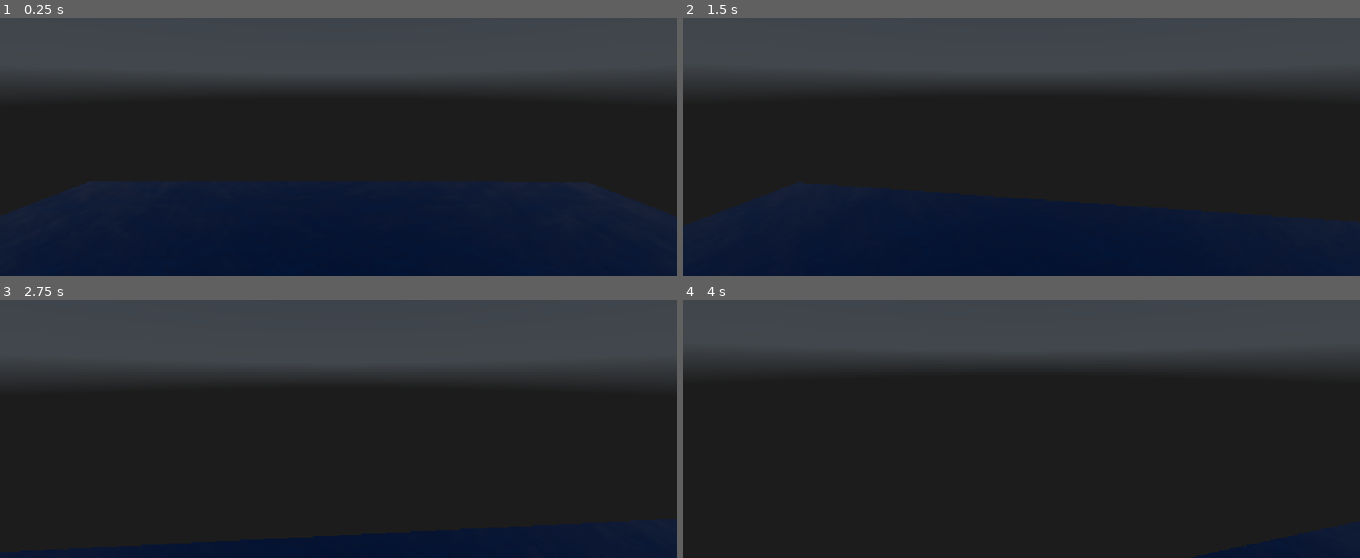
Above: before the commit, frames 1-4 (two rows, left to right).
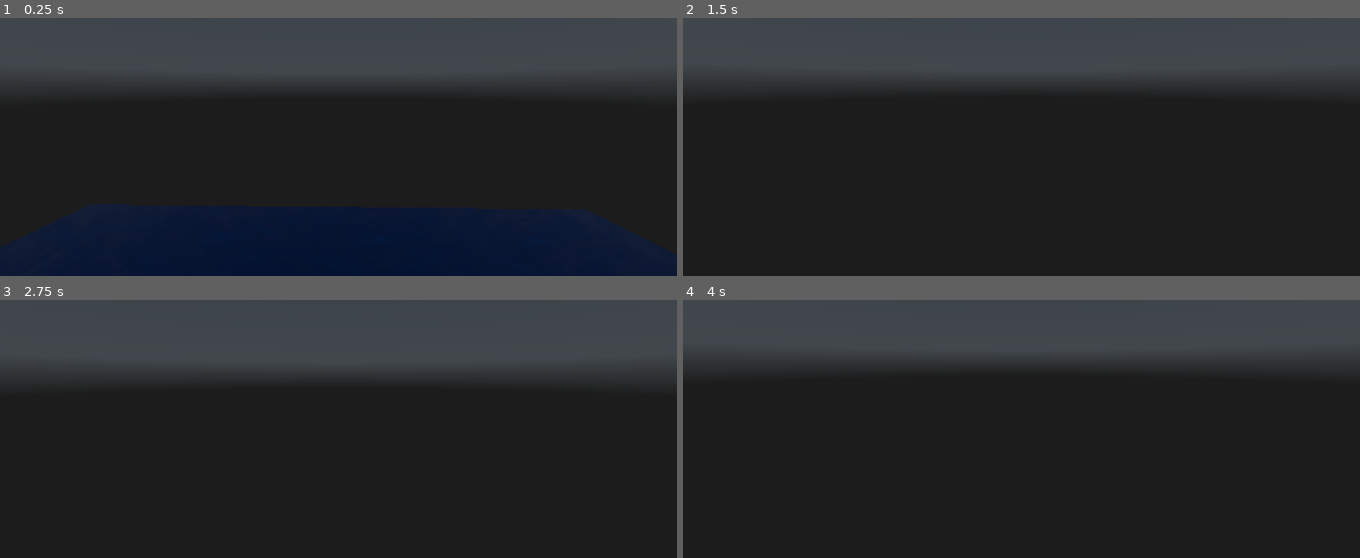
Above: after the commit, the same moments.

Repository: TopiasH123/Blender--godot-demo-2026
Game: Godot game, scene res://main.tscn
Two runs of this game, one before a commit and one after it. Both use one fixed random seed, a clock stepped at 60 frames per second and the inputs below. Before the commit the project has no main scene; this scene is started directly in both runs. A sky picture missing from this copy of the repository is replaced by a grey-blue gradient.
Inputs (mouse positions are in pixels of both pictures, inside the frame that each line leads up to):
- Up to frame 1 (0.25 s): no input
- Up to frame 2 (1.5 s): tap Enter at 0.5 s; move the mouse to (1055, 85) at 0.52 s; hold W (move_forward) from 0.53 s (still down); tap Shift (move_fast) at 0.6, 1.35 s; click (1055, 85) at 0.67 s; move the mouse to (987, 87) at 1.27 s
- Up to frame 3 (2.75 s): keep holding W (move_forward); move the mouse to (352, 361) at 2.02 s; tap Shift (move_fast) at 2.1 s
- Up to frame 4 (4 s): keep holding W (move_forward); move the mouse to (1014, 374) at 2.77 s; tap Shift (move_fast) at 2.85, 3.6 s; click (1014, 374) at 2.92 s; move the mouse to (1068, 372) at 3.52 s

The runs differ from the first frame. In frame 1, 7.5% of the frame differs, in the area x 0-100%, y 63-92%; in frame 2, 6.1%; in frame 3, 0.7%; in frame 4, 0.2%.

Commit message:
netti index ja style css

Diff:
--- a/blender-course-2026/main.tscn
+++ b/blender-course-2026/main.tscn
@@ -34,7 +34,7 @@
 
 [node name="CSGBox3D" type="CSGBox3D" parent="." unique_id=16915347]
 transform = Transform3D(1, 0, 0, 0, 1, 0, 0, 0, 1, 0, -0.44390488, 0)
-size = Vector3(100, 10, 100)
+size = Vector3(10, 1, 10)
 material = SubResource("ShaderMaterial_pr3au")
 
 [node name="DirectionalLight3D" type="DirectionalLight3D" parent="." unique_id=76972723]
@@ -43,7 +43,7 @@
 sky_mode = 1
 
 [node name="Camera3D" type="Camera3D" parent="." unique_id=1835036486]
-transform = Transform3D(1, 0, 0, 0, 1, 0, 0, 0, 1, 0, 23.982513, 0)
+transform = Transform3D(1, 0, 0, 0, 1, 0, 0, 0, 1, 0, 2.3872757, 0)
 script = ExtResource("4_5vw27")
 
 [node name="Node3D" type="Node3D" parent="." unique_id=174278109]
--- a/blender-course-2026/project.godot
+++ b/blender-course-2026/project.godot
@@ -11,6 +11,7 @@
 [application]
 
 config/name="Blender-course-2026"
+run/main_scene="uid://2hsyeb5s45oy"
 config/features=PackedStringArray("4.7", "Forward Plus")
 config/icon="res://icon.svg"
 
Not shown, added: blender-course-2026/export_presets.cfg
Not shown, added: EXPORT/v1/index.apple-touch-icon.png
Not shown, added: EXPORT/v1/index.audio.position.worklet.js
Not shown, added: EXPORT/v1/index.audio.worklet.js
Not shown, added: EXPORT/v1/index.html
Not shown, added: EXPORT/v1/index.icon.png
Not shown, added: EXPORT/v1/index.js
Not shown, added: EXPORT/v1/index.pck
Not shown, added: EXPORT/v1/index.png
Not shown, added: EXPORT/v1/index.wasm
Not shown, added: index.html
Not shown, added: style.css
